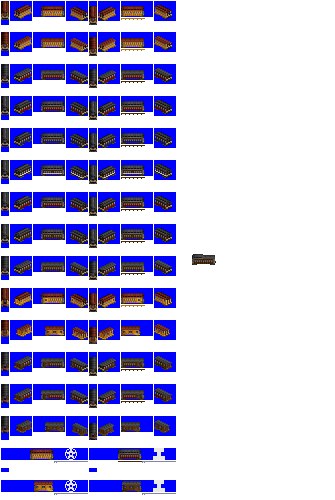
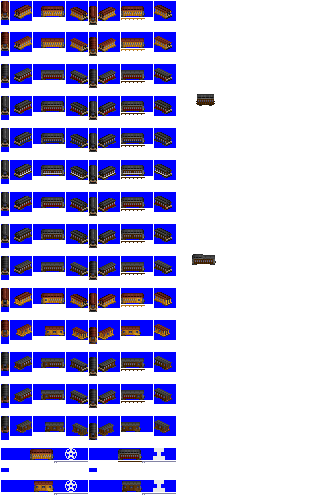
Revision of a layered 335 × 500 image; what changed, layer by layer:
painted on "jgr" over [196,94,215,106]
